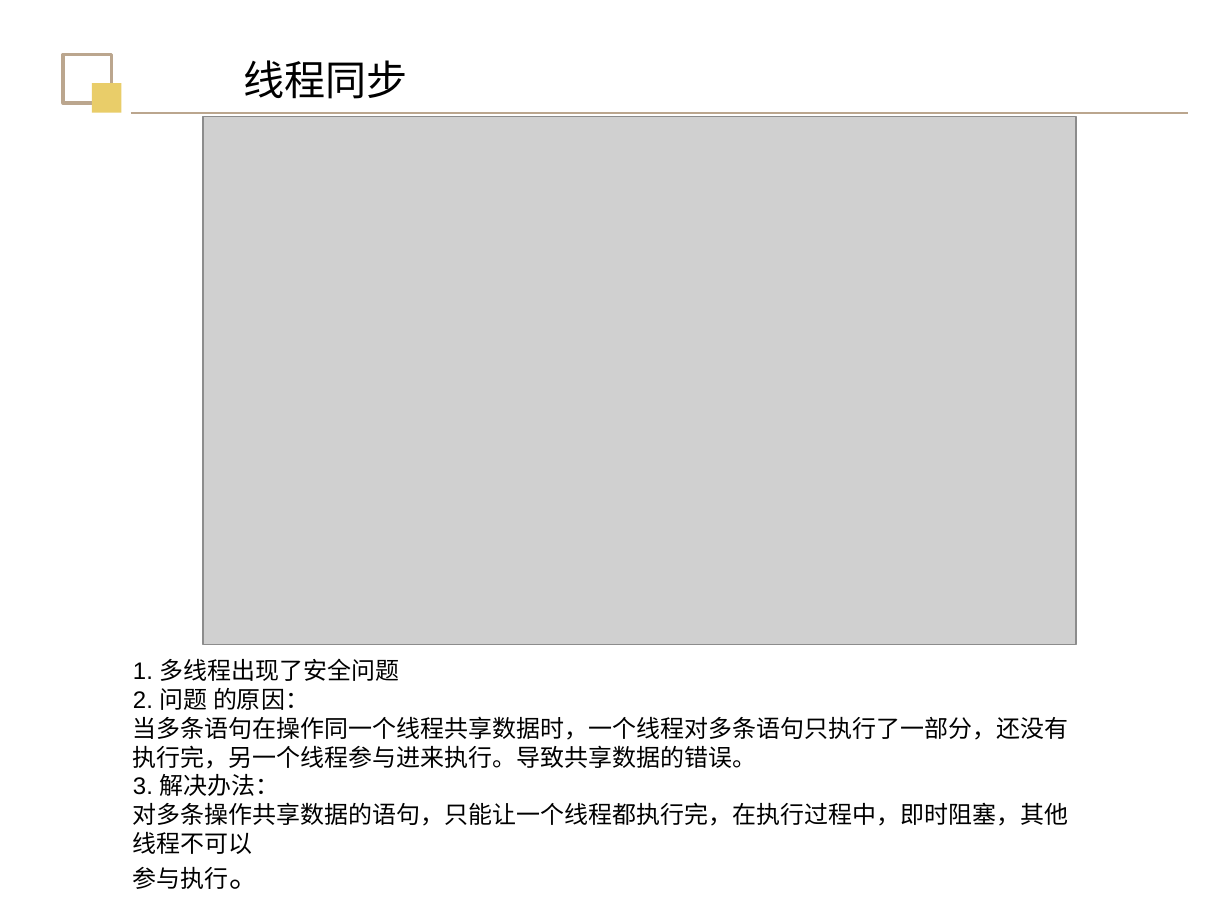
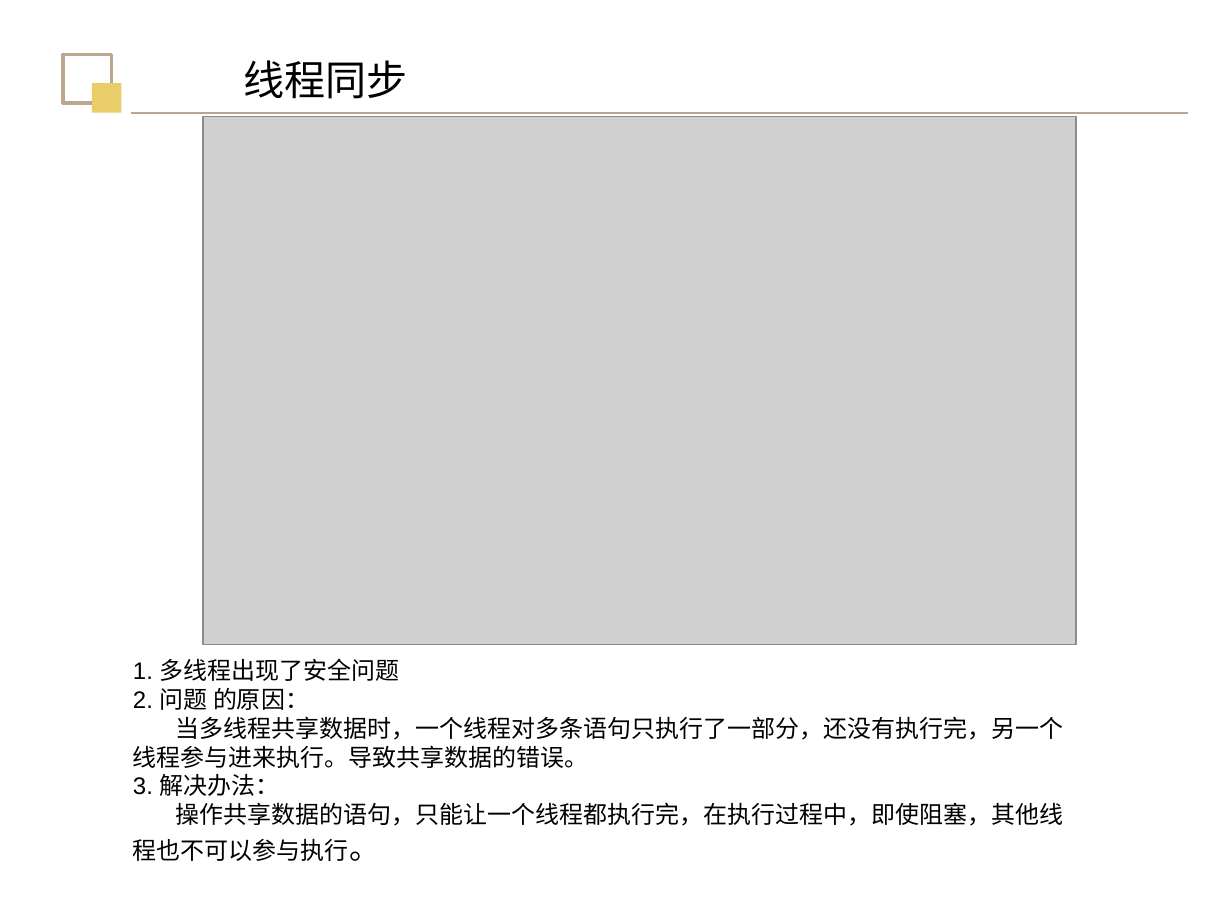
Before and after one commit to Yao-gh/MyNotes, a slide deck: slide 17 of JavaSE/多线程/多线程.pptx. Drawn at 1232x924 pixels with LibreOffice and Linux fonts; fonts in the diff are those of the drawing; grey boxes stand for pictures. Boxes give left, top, right and bottom in pixels: in the first picture for what was removed or moved away, otherwise in the second. Text is boxed around its words. In the diff, an @@ line names an element or a change of style, - is before the commit and + after.

```diff
--- a/JavaSE/多线程/多线程.pptx
+++ b/JavaSE/多线程/多线程.pptx
@@ text at (x1=133, y1=716, x2=1064, y2=768): text changed @@
-当多条语句在操作同一个线程共享数据时，一个线程对多条语句只执行了一部分，还没有
-执行完，另一个线程参与进来执行。导致共享数据的错误。
+当多线程共享数据时，一个线程对多条语句只执行了一部分，还没有执行完，另一个线程参与进来执行。导致共享数据的错误。
@@ text at (x1=133, y1=802, x2=1064, y2=861): text changed @@
-对多条操作共享数据的语句，只能让一个线程都执行完，在执行过程中，即时阻塞，其他线程不可以
-参与执行。
+操作共享数据的语句，只能让一个线程都执行完，在执行过程中，即使阻塞，其他线程也不可以参与执行。
```
Also in this commit, not shown: 2 other slides changed, 2 slides added, 3 other files.
